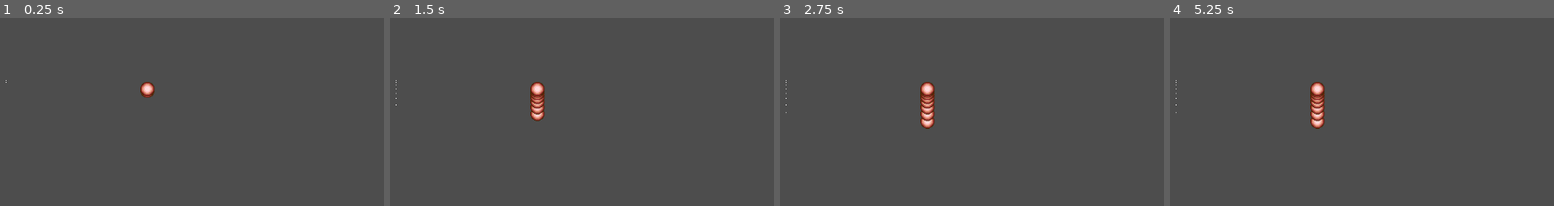
Above: before the commit, frames 1-4 (left to right).
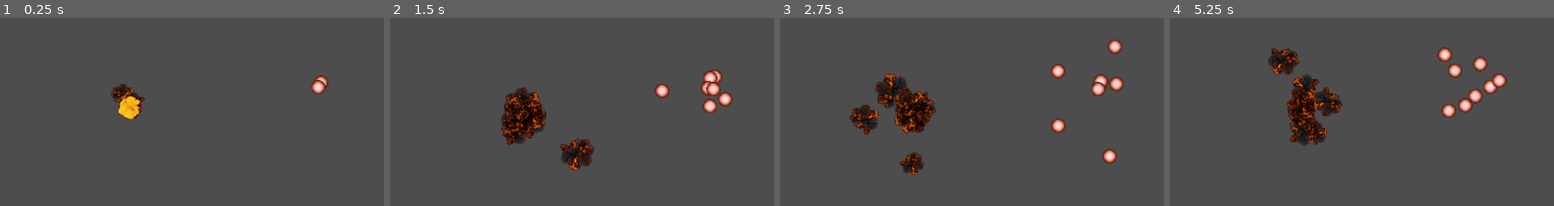
Above: after the commit, the same moments.

Repository: radioation/Godot_Rocks
Game: Godot game, scene res://main.tscn
The game is run twice, just before and just after one commit, with the same random seed, the same clock (stepped at 60 frames per second) and the same inputs.
Inputs:
- Up to frame 1 (0.25 s): no input
- Up to frame 2 (1.5 s): no input
- Up to frame 3 (2.75 s): no input
- Up to frame 4 (5.25 s): no input

The runs differ from the first frame. In frame 1, 1.6% of the frame differs, in the area x 1-86%, y 30-54%; in frame 2, 5.2%; in frame 3, 6.0%; in frame 4, 6.1%, in the area x 1-88%, y 15-68%.

Commit message:
some minor particle tests

Diff:
--- a/Particles/main.tscn
+++ b/Particles/main.tscn
@@ -1,22 +1,72 @@
-[gd_scene load_steps=4 format=3 uid="uid://cdkchfdu21r4v"]
+[gd_scene load_steps=7 format=3 uid="uid://cdkchfdu21r4v"]
 
 [ext_resource type="Texture2D" uid="uid://bpsp5ls65g47o" path="res://red_shot.png" id="1_ig7tw"]
+[ext_resource type="Texture2D" uid="uid://plihsnhxag2h" path="res://BOOM_9f_256w.png" id="2_0xm2m"]
 
 [sub_resource type="ParticleProcessMaterial" id="ParticleProcessMaterial_0xm2m"]
 particle_flag_disable_z = true
+angle_min = -282.6
+angle_max = 226.7
+radial_velocity_min = 38.61
+radial_velocity_max = 38.61
 gravity = Vector3(0, 98, 0)
 
 [sub_resource type="ParticleProcessMaterial" id="ParticleProcessMaterial_7dm0k"]
 particle_flag_disable_z = true
+angular_velocity_min = -1.60933e-05
+angular_velocity_max = 11.12
+orbit_velocity_min = 9.49949e-08
+orbit_velocity_max = 9.49949e-08
+radial_velocity_min = -2.23517e-05
+radial_velocity_max = 115.83
+gravity = Vector3(0, 0, 0)
+
+[sub_resource type="CanvasItemMaterial" id="CanvasItemMaterial_0xm2m"]
+particles_animation = true
+particles_anim_h_frames = 9
+particles_anim_v_frames = 1
+particles_anim_loop = false
+
+[sub_resource type="ParticleProcessMaterial" id="ParticleProcessMaterial_h2yge"]
+lifetime_randomness = 0.15
+particle_flag_disable_z = true
+angle_min = -720.0
+angle_max = 720.0
+angular_velocity_min = 5.35998
+angular_velocity_max = 40.0
+radial_velocity_min = -53.82
+radial_velocity_max = 112.85
 gravity = Vector3(0, 98, 0)
+scale_min = 0.1
+scale_max = 0.25
+anim_speed_min = 7.92
+anim_speed_max = 8.07
+turbulence_enabled = true
+turbulence_noise_strength = 7.9
 
 [node name="Main" type="Node2D"]
 
 [node name="GPUParticles2D" type="GPUParticles2D" parent="."]
 position = Vector2(229, 173)
+amount = 9
+explosiveness = 1.0
+randomness = 0.03
+trail_enabled = true
+trail_lifetime = 0.15
 process_material = SubResource("ParticleProcessMaterial_0xm2m")
 
 [node name="TexturedGPUParticles2D" type="GPUParticles2D" parent="."]
-position = Vector2(445, 186)
+position = Vector2(707, 184)
 texture = ExtResource("1_ig7tw")
+draw_order = 2
 process_material = SubResource("ParticleProcessMaterial_7dm0k")
+
+[node name="AnimGPUParticles2D" type="GPUParticles2D" parent="."]
+material = SubResource("CanvasItemMaterial_0xm2m")
+position = Vector2(421, 211)
+amount = 15
+texture = ExtResource("2_0xm2m")
+lifetime = 1.26
+draw_order = 0
+trail_lifetime = 0.23
+process_material = SubResource("ParticleProcessMaterial_h2yge")
Not shown, changed: Particles/NOTES.md
